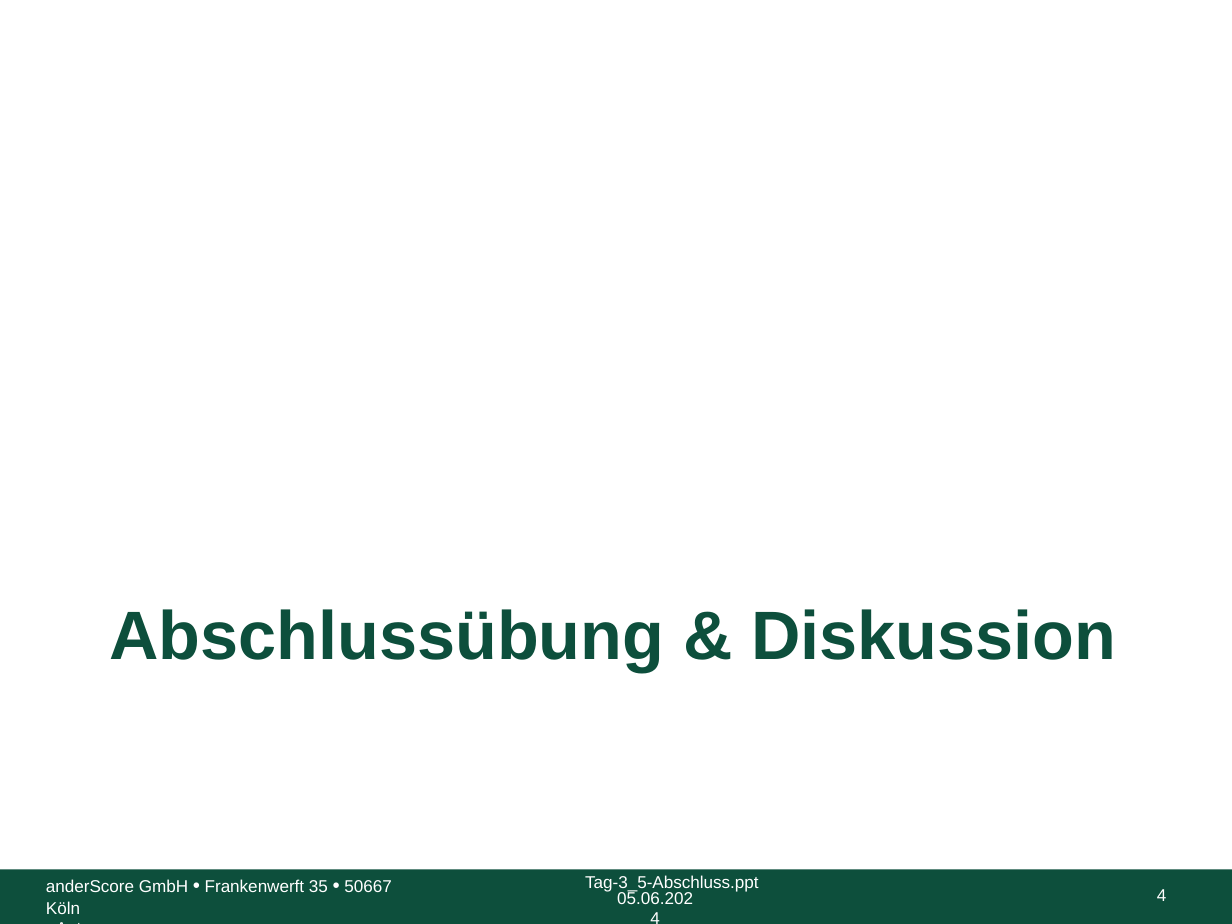
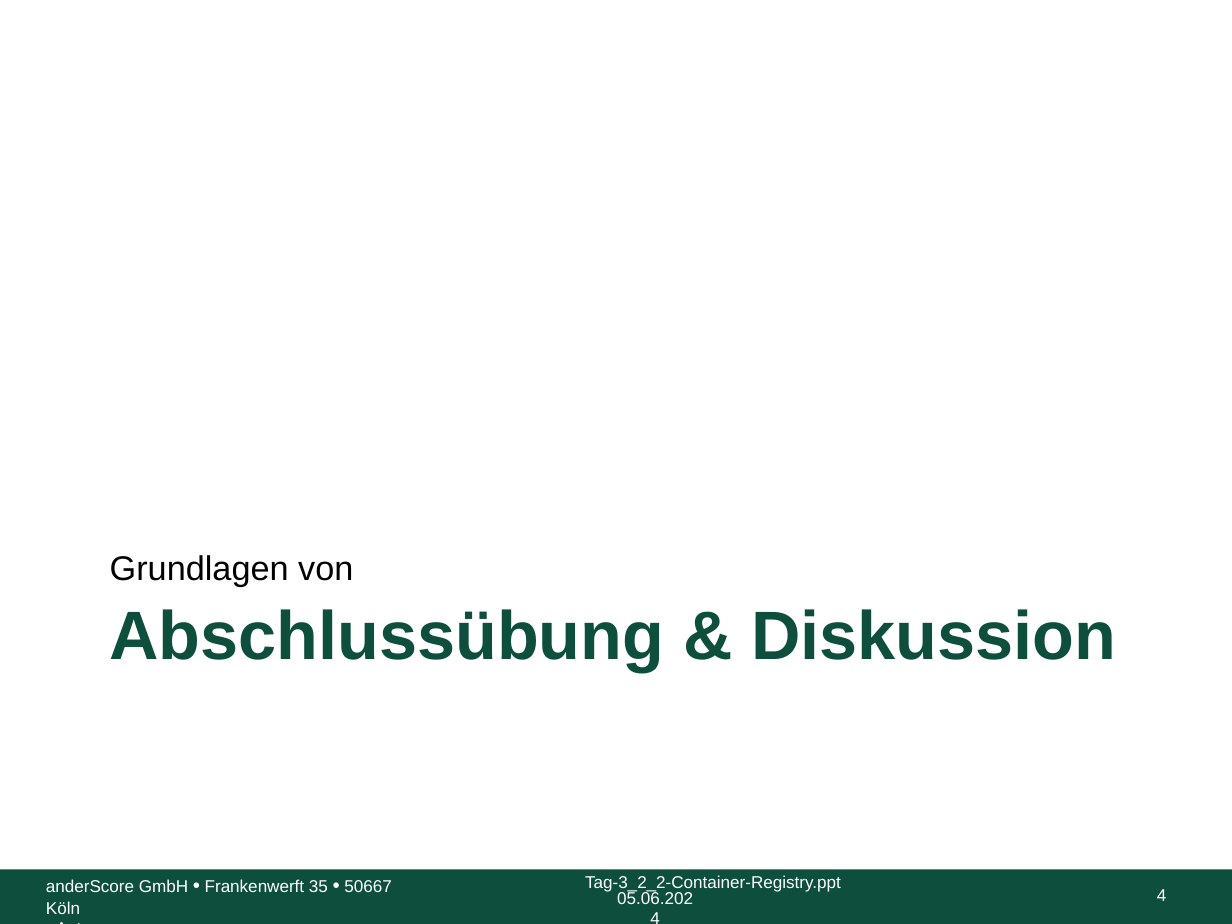
Before and after one commit to anderscore-gmbh/gitlab, a slide deck: slide 4 of slides/Tag-3_5-Abschluss.pptx. Drawn at 1232x924 pixels with LibreOffice and Linux fonts; fonts in the diff are those of the drawing; background and template pictures are left out. Boxes give left, top, right and bottom in pixels: in the first picture for what was removed or moved away, otherwise in the second. Text is boxed around its words. In the diff, an @@ line names an element or a change of style, - is before the commit and + after.

Commit message:
Tag 3: Übungsaufgaben und Abschlussübungsaufgabe

```diff
--- a/slides/Tag-3_5-Abschluss.pptx
+++ b/slides/Tag-3_5-Abschluss.pptx
@@ text added at box(110, 555, 353, 587), 20 pt, text #000000 @@
+Grundlagen von
@@ text at box(585, 875, 841, 892): text changed @@
-Tag-3_5-Abschluss.ppt
+Tag-3_2_2-Container-Registry.ppt
```
Also in this commit, not shown: 2 other slides changed, 6 slides added, 1 other file.
